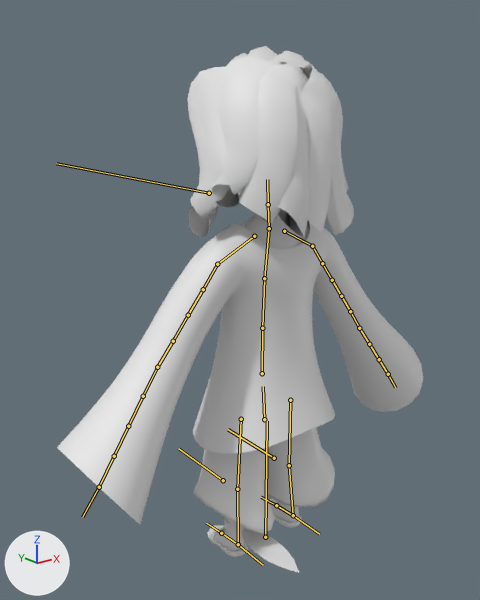
Two versions of the glTF model Assets/models/sk_char.gltf, one commit apart.
Camera for both pictures: a camera (50 mm lens) standing at (-3.37, -3.84, 3.84) and looking at (-0.2, 0.13, 2.25). The axes (+X, +Y, +Z) are drawn at lower left. The lights are the same throughout. The bones that bend it are drawn over the model as lines.

Objects in the first picture: 'Band', 'Body', 'Hair', 'Pants', 'Ribbon', 'Shirt', 'Slippers'.
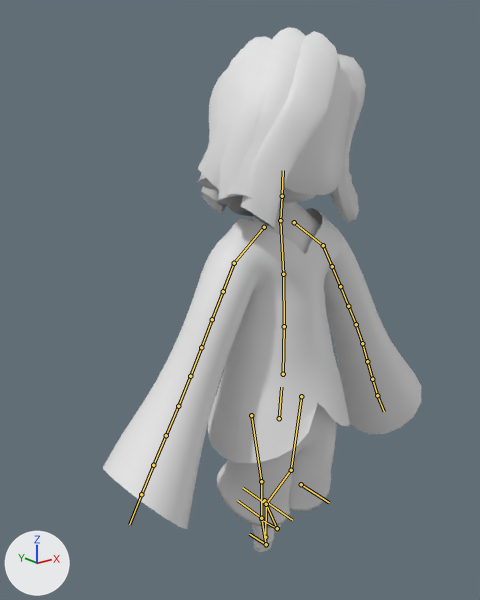
The newer file adds an action. The first version stands in its rest pose; the second is drawn at frame 6 of the action '00Spin'.

Changed parts and their boxes (x1, y1, x2, y2) in the pictures (480 x 600 px):
'Shirt', posed (13% narrower)
    before: (57, 221, 423, 525)
    after: (103, 208, 421, 529)
'Hair', posed
    before: (187, 46, 354, 238)
    after: (198, 27, 366, 229)
'Pants', posed
    before: (193, 427, 335, 534)
    after: (217, 404, 337, 528)
'Mask', posed (not visible before)
    after: (284, 69, 351, 195)
'Body', posed
    before: (209, 75, 310, 551)
    after: (250, 188, 320, 549)
'Ribbon', posed (not visible afterwards)
    before: (242, 529, 299, 572)
'Slippers', posed
    before: (207, 500, 302, 557)
    after: (252, 525, 280, 552)
'Band', posed (not visible afterwards)
    before: (224, 517, 242, 533)
bone 'Root', root to tip
    before: (265, 537) to (267, 421)
    after: (265, 537) to (266, 504)
bone 'Hips', root to tip
    before: (264, 419) to (263, 386)
    after: (279, 418) to (281, 387)
bone 'Head', root to tip
    before: (268, 204) to (267, 179)
    after: (282, 196) to (283, 170)
bone 'Shoulder.R', root to tip
    before: (284, 231) to (312, 246)
    after: (264, 227) to (234, 263)
bone 'Shoulder.L', root to tip
    before: (254, 236) to (217, 264)
    after: (294, 222) to (323, 245)
bone 'Thigh.R', root to tip
    before: (290, 400) to (289, 465)
    after: (251, 415) to (261, 481)
bone 'Calf.R', root to tip
    before: (289, 465) to (293, 515)
    after: (261, 481) to (261, 518)
bone 'Heel.R', root to tip
    before: (293, 515) to (276, 505)
    after: (261, 518) to (266, 544)
bone 'Toe.R', root to tip
    before: (276, 505) to (261, 497)
    after: (266, 544) to (249, 534)
bone 'Thigh.L', root to tip
    before: (241, 419) to (237, 489)
    after: (301, 396) to (291, 470)
bone 'Calf.L', root to tip
    before: (237, 489) to (238, 544)
    after: (291, 470) to (266, 504)
bone 'Heel.L', root to tip
    before: (238, 544) to (221, 533)
    after: (266, 504) to (277, 528)
bone 'Toe.L', root to tip
    before: (221, 533) to (206, 523)
    after: (277, 528) to (260, 519)

What the commit changed:
Bone 'Root' (bone_root) turns from (0, 0, 0) to (0, -180, 0) degrees about its own x, y and z.
Bone 'Hips' (bone_hips) moves from (0.0, 0.0, 0.0) to (0.0, 0.093, -0.101).
Bone 'Head' (bone_head) turns from (0, 0, 0) to (2, 0, 0) degrees about its own x, y and z.
Bone 'Shoulder.R' (bone_shoulder_r) turns from (0, 0, 0) to (0, 1, -9) degrees about its own x, y and z.
Bone 'Shoulder.L' (bone_shoulder_l) turns from (0, 0, 0) to (0, -1, 9) degrees about its own x, y and z.
Bone 'Thigh.R' (bone_thigh_r) turns from (0, 0, 0) to (3, 25, -11) degrees about its own x, y and z.
Bone 'Calf.R' (bone_calf_r) turns from (0, 0, 0) to (8, 0, 2) degrees about its own x, y and z.
Bone 'Heel.R' (bone_heel_r) turns from (0, 0, 0) to (-20, -7, -5) degrees about its own x, y and z.
Bone 'Toe.R' (bone_toe_r) turns from (0, 0, 0) to (-45, 17, -159) degrees about its own x, y and z.
Bone 'Thigh.L' (bone_thigh_l) turns from (0, 0, 0) to (0, -7, 13) degrees about its own x, y and z.
Bone 'Calf.L' (bone_calf_l) turns from (0, 0, 0) to (24, 1, -6) degrees about its own x, y and z.
Bone 'Heel.L' (bone_heel_l) turns from (0, 0, 0) to (-22, 2, 4) degrees about its own x, y and z.
Bone 'Toe.L' (bone_toe_l) turns from (0, 0, 0) to (-60, -9, 178) degrees about its own x, y and z.
